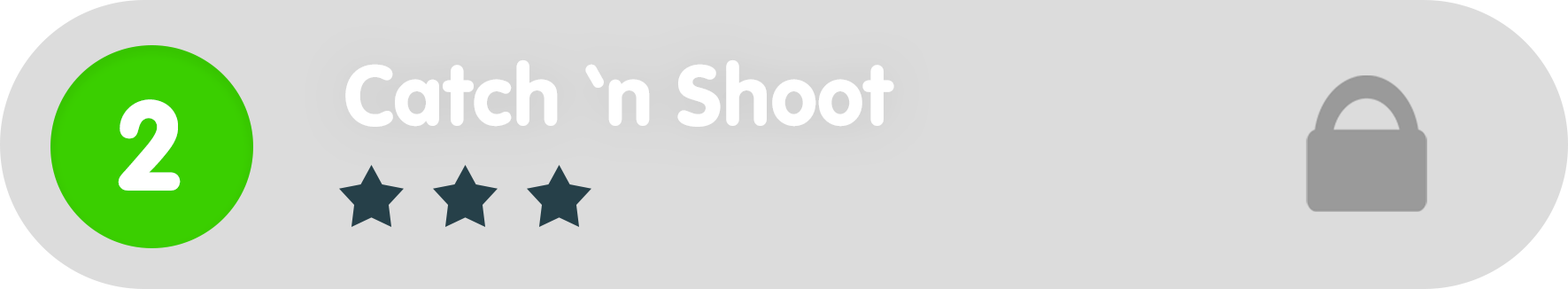
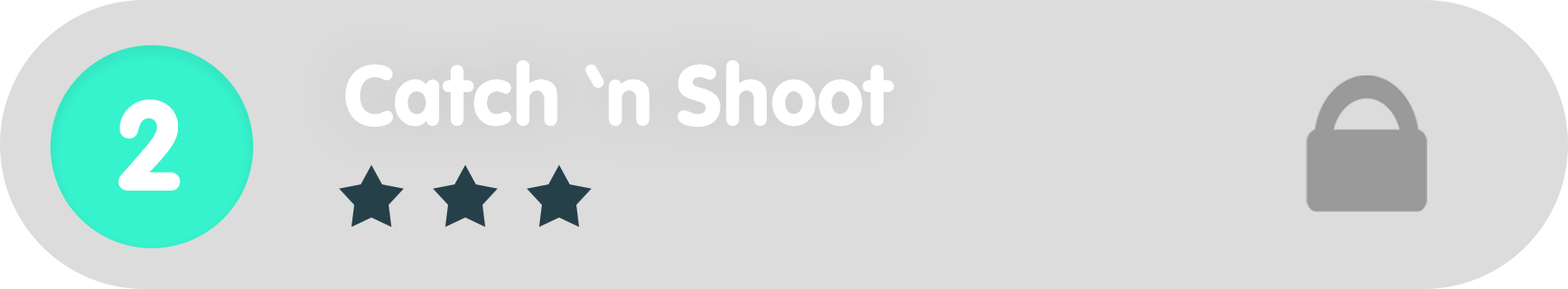
Revision of a layered 1568 x 289 image; what changed, layer by layer:
painted on "Ellipse_green" over [50, 45, 254, 248]
